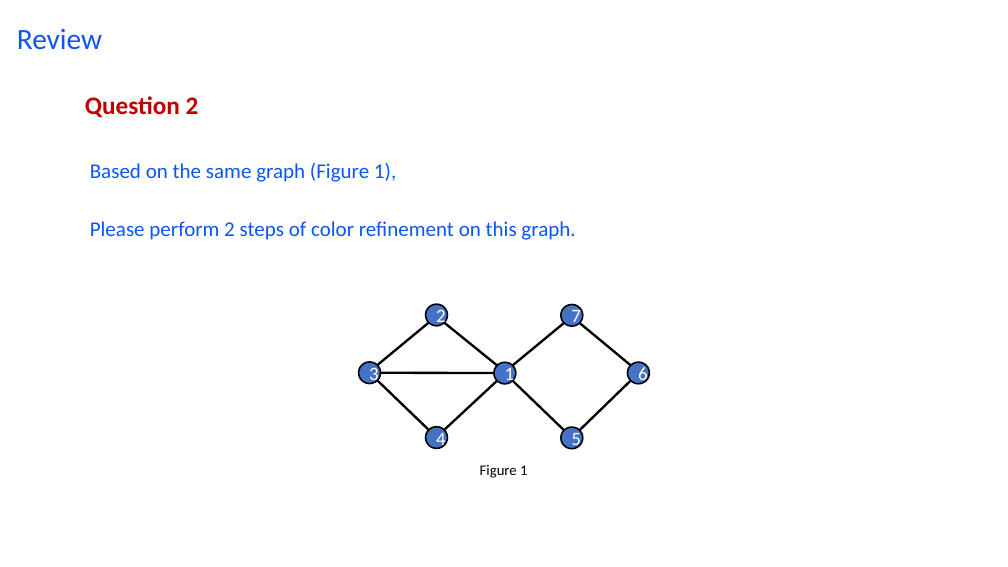
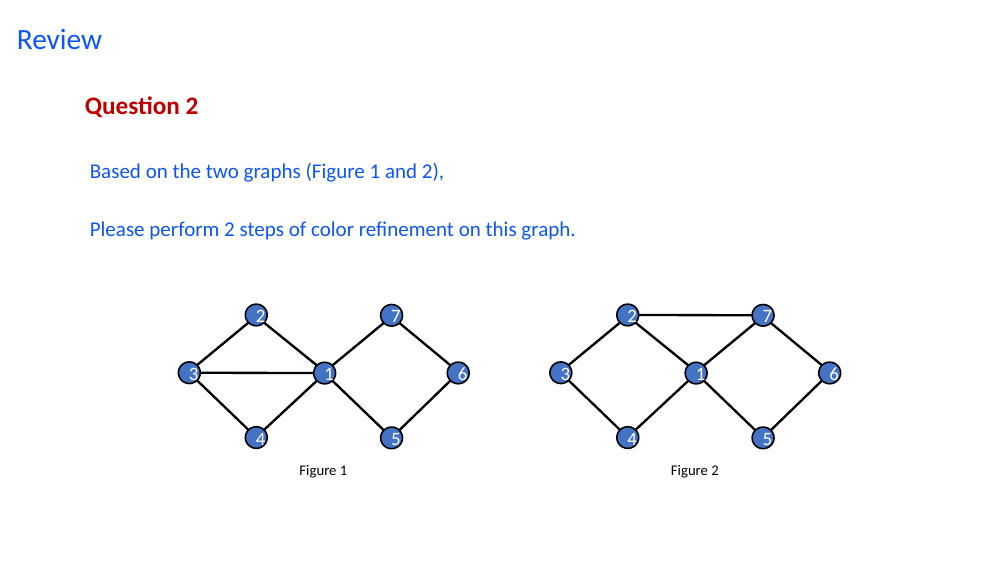
Before and after one commit to wang422003/Complex-Networks_exercise, a slide deck: slide 8 of Slides/Exercise9.pptx. Drawn at 1008x567 pixels with LibreOffice and Linux fonts; fonts in the diff are those of the drawing. Boxes give left, top, right and bottom in pixels: in the first picture for what was removed or moved away, otherwise in the second. Text is boxed around its words. In the diff, an @@ line names an element or a change of style, - is before the commit and + after.

```diff
--- a/Slides/Exercise9.pptx
+++ b/Slides/Exercise9.pptx
@@ text at box(90, 163, 444, 182): text changed @@
-Based on the same graph (Figure 1),
+Based on the two graphs (Figure 1 and 2),
@@ 9 lines, 7 ellipses, 1 text: place and size @@
-9 lines, 7 ellipses, 1 text at box(358, 304, 650, 478)
+9 lines, 7 ellipses, 1 text at box(178, 304, 470, 478)
@@ group added at box(550, 304, 841, 478): 9 lines, 7 ellipses, 1 text @@
+1
+6
+5
+7
+3
+4
+2
+Figure 2
```
Also in this commit, not shown: 4 other slides changed.
